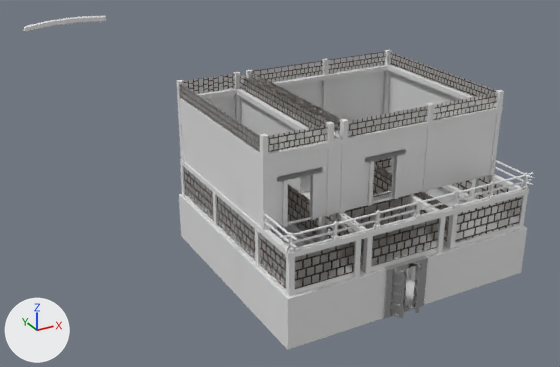
The Blender file MagicBalls/Assets/models/location/new house/prologue.blend, before and after one commit.
Camera for both pictures: a 50 mm lens placed at (-17.4, -26.0, 17.6), pointed at (-3.2, -0.1, 4.7). Arrows for +X, +Y and +Z are at lower left; the lights stay in place. The same objects are shown in both versions, whatever each file hides.

Names of what the first picture shows: 'дверь л', 'дверь пр', 'дом', 'забор', 'катана'.
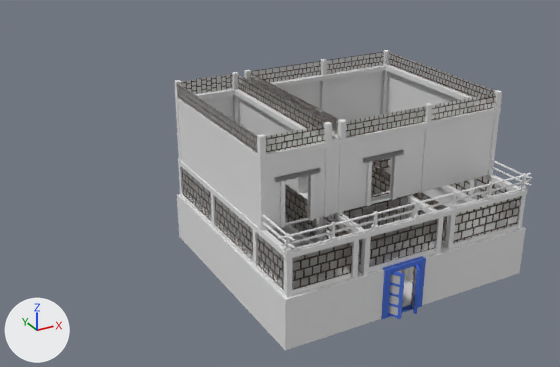
Changed parts and their boxes (x1, y1, x2, y2) in the pictures (560 x 367 px):
```json
{"object": "дом", "change": "recoloured, surface changed, moved", "before": [176, 50, 529, 350], "after": [174, 50, 527, 350]}
{"object": "забор", "change": "moved", "before": [264, 160, 535, 253], "after": [262, 160, 532, 254]}
{"object": "дверь л", "change": "recoloured, surface changed, moved", "before": [390, 271, 407, 318], "after": [388, 271, 405, 319]}
{"object": "катана", "change": "recoloured, moved, rescaled", "before": [23, 16, 106, 32], "on screen": "not visible afterwards"}
{"object": "дверь пр", "change": "recoloured, surface changed, moved", "before": [413, 264, 423, 313], "after": [411, 265, 421, 314]}
```

The change, as JSON lines over the scene's bpy script:
```json
{"op": "set", "path": "mat_металл_ч.metallic", "old": "1.0", "new": "0.0"}
{"op": "set", "path": "mat_металл_ч.base_color", "old": "(0.665, 0.665, 0.665)", "new": "(0.0641, 0.157, 0.665)", "note": "light grey #d5d5d5 -> blue #486ed5"}
{"op": "add", "block": "mat_ножны", "code": ["mat_ножны = bpy.data.materials.new('ножны')", "# nodes: BsdfPrincipled, Bump, MapRange, Mapping, Mix, MixShader, OutputMaterial, TexCoord, TexNoise", "# colours: brown #a58652, dark green #163f18, dark blue #031d48, white #ffffff"]}
{"block": "me_куб_054", "where": "me_куб_054.from_pydata(...)  # 24 vertices, 20 faces; spans x -1.74..1.0, y -0.06..0.06, z -0.18..0.13"}
{"op": "add", "block": "me_куб_054", "code": "me_куб_054.materials.append(mat_ножны)"}
{"op": "set", "path": "ob_дом.location", "old": "(0.09, 0.19, 0.03)", "new": "(-0.01, 0.19, 0.03)"}
{"op": "set", "path": "ob_катана.location", "old": "(-10.87, 0.0, 12.17)", "new": "(-1.148, 1.636, 0.45)"}
{"op": "set", "path": "ob_катана.scale", "old": "(1.0, 1.0, 1.0)", "new": "(0.222, 0.222, 0.222)"}
```
